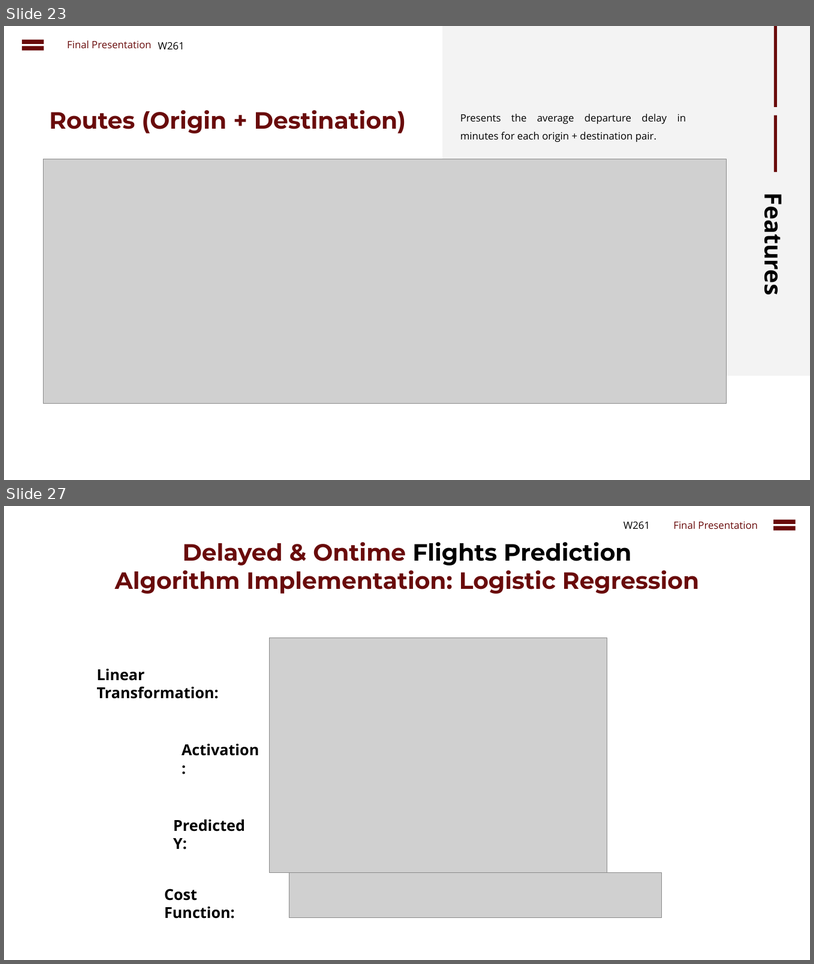
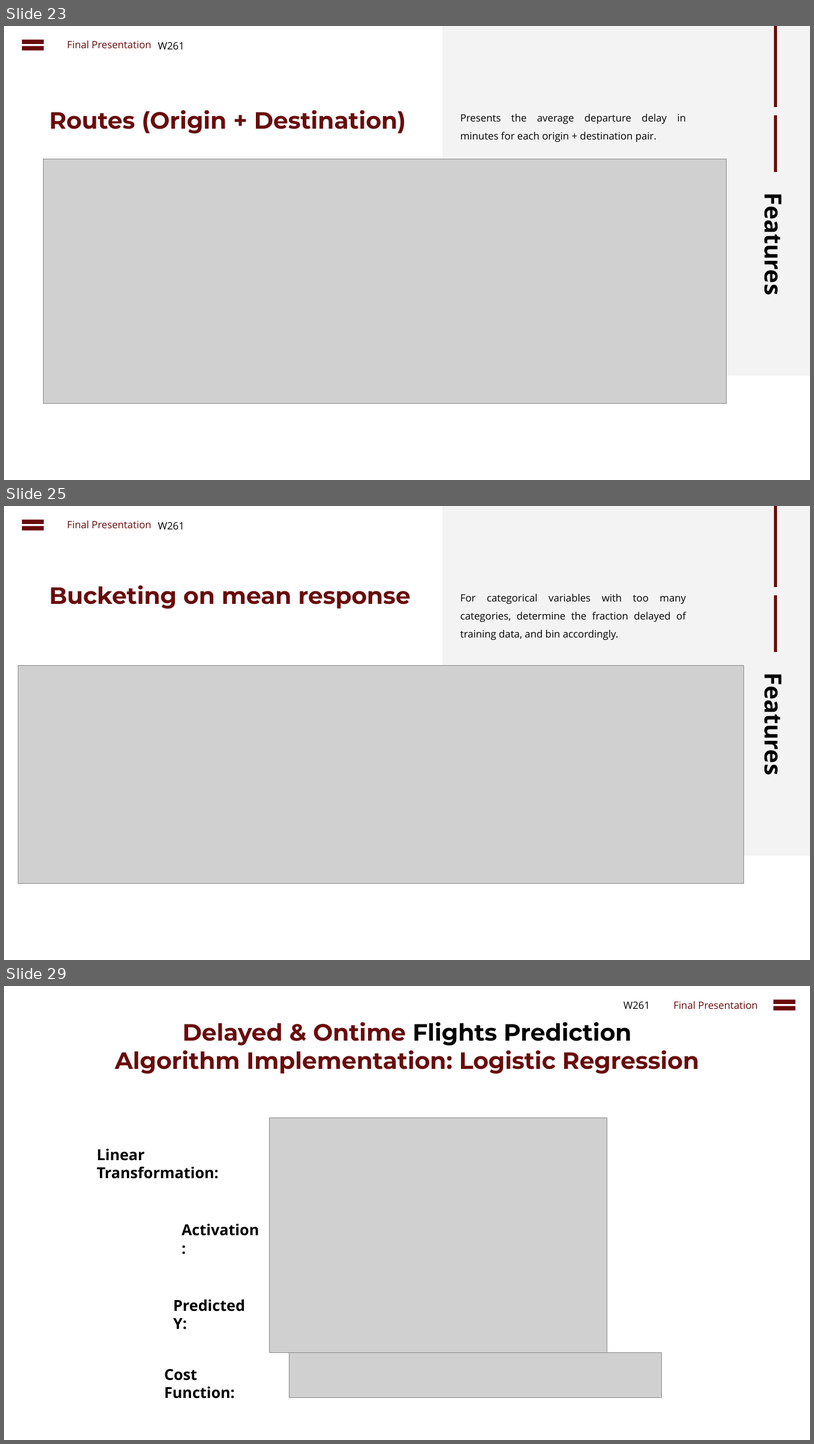
Before and after one commit to cbenge509/flightsontime, a slide deck: presentation/Delayed Flights Prediction - Final.pptx. Shown one above the other, each under a label of ours: slides 23 and 27 before the commit, slides 23, 25 and 29 after it; the slides between them are not shown. The pictures are 814x964 and 814x1444 pixels, drawn with LibreOffice and Linux fonts; fonts in the diff are those of the drawing; grey boxes stand for pictures. Boxes give left, top, right and bottom in pixels: in the first picture for what was removed or moved away, otherwise in the second. Text is boxed around its words. In the diff, an @@ line names an element or a change of style, - is before the commit and + after.

```diff
--- a/presentation/Delayed Flights Prediction - Final.pptx
+++ b/presentation/Delayed Flights Prediction - Final.pptx
@@ slide 25 added at [4,506,810,960], background #FFFFFF; not listed: 1 template element that a slide beside it also shows @@
@@ math equal added at [18,516,48,534], fill #690B0B @@
@@ text added at [67,520,152,528], 12 pt, text #690B0B @@
+Final Presentation
@@ text added at [158,522,185,529], 12 pt, text #000000 @@
+W261
@@ rectangle added at [775,506,778,587], fill #690B0B @@
@@ text added at [49,585,411,609], 28 pt, text #690B0B, bold @@
+Bucketing on mean response
@@ text added at [461,594,686,640], 12 pt, text #000000 @@
+For categorical variables with too many categories, determine the fraction delayed of training data, and bin accordingly.
@@ rectangle added at [775,595,778,652], fill #690B0B @@
@@ picture added at [18,666,744,883] @@
@@ text added at [758,683,790,772], 28 pt, text #000000, bold @@
+Features
@@ what was slide 27 is now slide 29 @@
```
Also in this commit, not shown: 5 slides changed, 2 other slides added.
